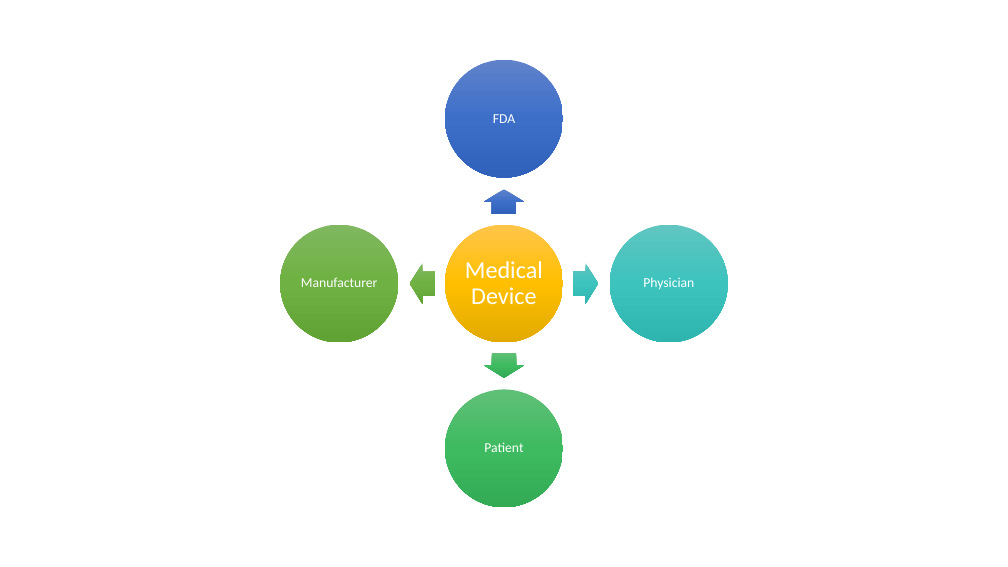
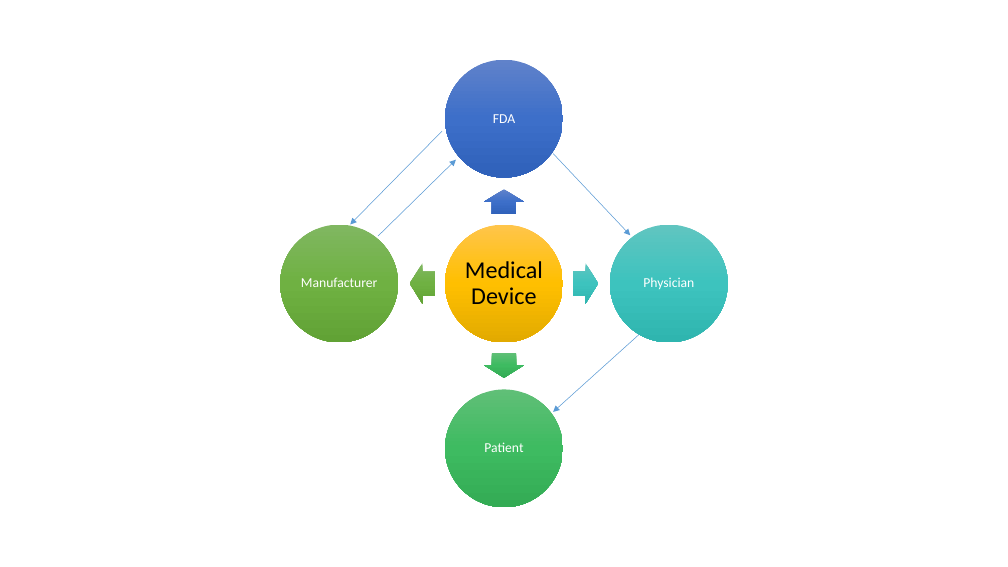
Before and after one commit to mlab-upenn/FnEDA, a slide deck: slide 1 of figs/stakeholders.pptx. Drawn at 1008x567 pixels with LibreOffice and Linux fonts; fonts in the diff are those of the drawing. Boxes give left, top, right and bottom in pixels: in the first picture for what was removed or moved away, otherwise in the second. Text is boxed around its words. In the diff, an @@ line names an element or a change of style, - is before the commit and + after.

```diff
--- a/figs/stakeholders.pptx
+++ b/figs/stakeholders.pptx
@@ arrow added from (442, 131) to (350, 225), #5B9BD5 0.5 pt @@
@@ arrow added from (378, 236) to (456, 160), #5B9BD5 0.5 pt @@
@@ arrow added from (554, 154) to (631, 235), #5B9BD5 0.5 pt @@
@@ text "Medical Device" at <box>465,261,543,304</box>: text colour #FFFFFF to #000000 @@
@@ arrow added from (639, 335) to (554, 412), #5B9BD5 0.5 pt @@
```
Also in this commit, not shown: 4 other files.
